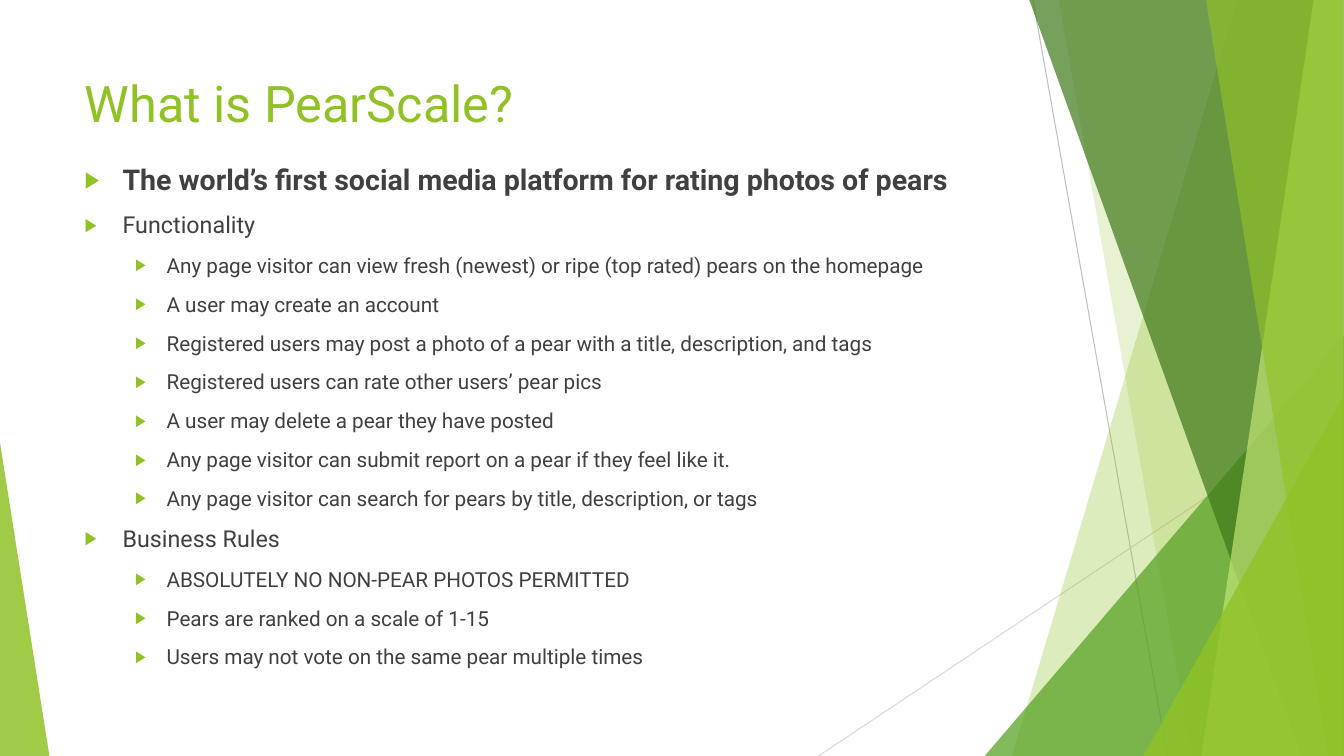
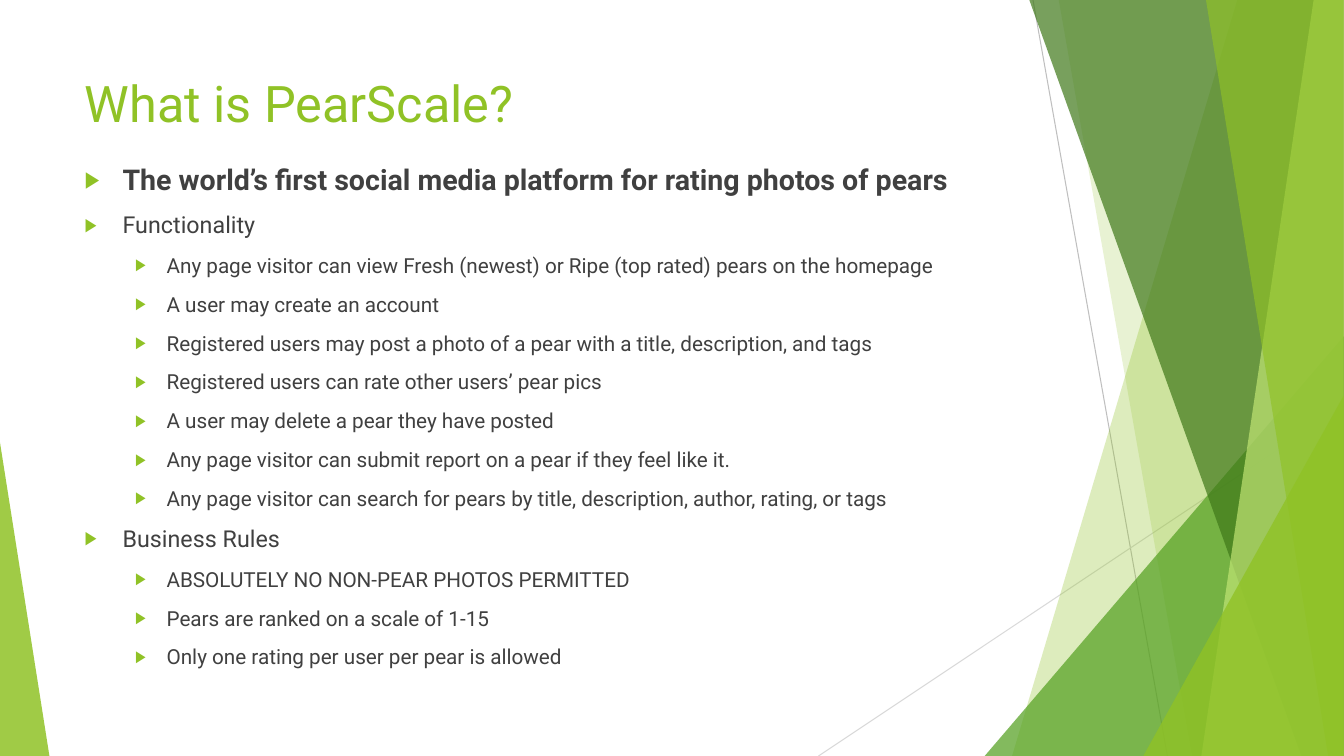
Before and after one commit to kalcicd/CS_340-PearScale, a slide deck: slide 2 of pearScalePres.pptx. Drawn at 1344x756 pixels with LibreOffice and Linux fonts; fonts in the diff are those of the drawing. Boxes give left, top, right and bottom in pixels: in the first picture for what was removed or moved away, otherwise in the second. Text is boxed around its words. In the diff, an @@ line names an element or a change of style, - is before the commit and + after.

Commit message:
update ppt

```diff
--- a/pearScalePres.pptx
+++ b/pearScalePres.pptx
@@ text at (167,256,933,278): text changed @@
-  ▶ Any page visitor can view fresh (newest) or ripe (top rated) pears on the homepage
+  ▶ Any page visitor can view Fresh (newest) or Ripe (top rated) pears on the homepage
@@ text at (167,490,886,511): text changed @@
-  ▶ Any page visitor can search for pears by title, description, or tags
+  ▶ Any page visitor can search for pears by title, description, author, rating, or tags
@@ text at (167,648,561,669): text changed @@
-  ▶ Users may not vote on the same pear multiple times
+  ▶ Only one rating per user per pear is allowed
```
